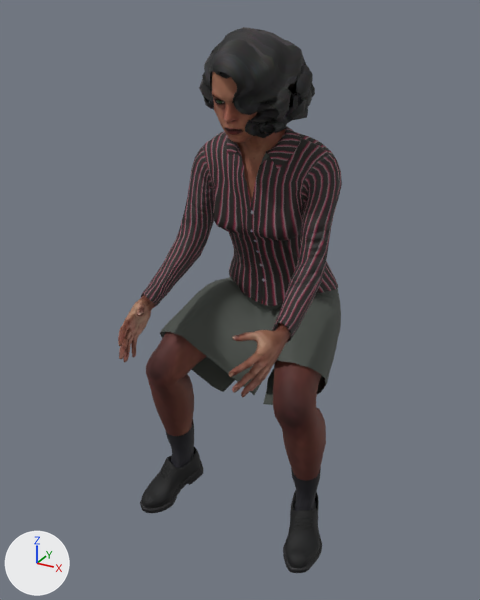
Before and after pictures for a commit that changed the glTF model assets/personaggi/realistici/sella/donna-03.glb.
One viewpoint serves both versions: a 50 mm lens placed at (0.762, -1.661, 1.382), pointed at (-0.011, -0.256, 0.68). Lighting does not change. The marker at lower left points along +X, +Y and +Z. The first picture is the older version. Vertices at exactly the same position are counted once.

The scene before the commit, as lines of its bpy script (objects in view):
```python
me_base_007 = bpy.data.meshes.new('base.007')
me_base_007.from_pydata(...)  # 8705 vertices, 17218 faces; spans x -0.262..0.262, y -0.592..-0.119, z 0.421..1.542
# faces by material slot: [15074, 760, 184, 1200]
me_base_007.materials.append(mat_human_body_007)  # picture img_indian_skin3e
me_base_007.materials.append(mat_human_lips_007)  # picture img_indian_skin3e
me_base_007.materials.append(mat_human_fingernails_007)  # picture img_indian_skin3e
me_base_007.materials.append(mat_human_ears_007)  # picture img_indian_skin3e
me_female_elegantsuit01 = bpy.data.meshes.new('female_elegantsuit01')
me_female_elegantsuit01.from_pydata(...)  # 2205 vertices, 4192 faces; spans x -0.249..0.248, y -0.441..0.085, z 0.576..1.344
me_female_elegantsuit01.materials.append(mat_human_female_elegantsuit01)
me_shoes03_001 = bpy.data.meshes.new('shoes03.001')
me_shoes03_001.from_pydata(...)  # 2222 vertices, 4128 faces; spans x -0.283..0.283, y -0.427..-0.204, z 0.221..0.475
me_shoes03_001.materials.append(mat_human_shoes03_001)  # picture img_shoes03_diffuse
ob_human = bpy.data.objects.new('Human', me_base_007)
ob_human.location = (0.0, 0.0, -0.221)
ob_human_female_elegantsuit01 = bpy.data.objects.new('Human.female_elegantsuit01', me_female_elegantsuit01)
ob_human_female_elegantsuit01.location = (0.0, 0.0, -0.221)
ob_human_shoes03 = bpy.data.objects.new('Human.shoes03', me_shoes03_001)
ob_human_shoes03.location = (0.0, 0.0, -0.221)
# also in view: 'Human.elvs_wavy_bob' at (0.01, -0.248, 1.226)
```
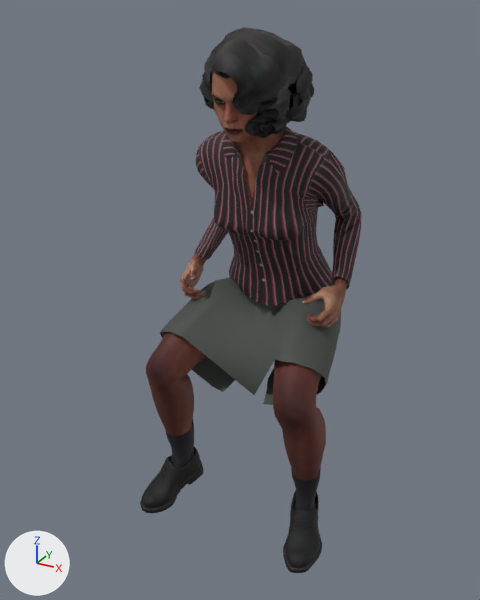
Edits to the bpy script that builds the scene:
```text
Change me_base_007:
    used by ob_human; location = (0.0, 0.0, -0.221)
    remove me_base_007.from_pydata(...)  # 8705 vertices, 17218 faces; spans x -0.262..0.262, y -0.592..-0.119, z 0.421..1.542
    add me_base_007.from_pydata(...)  # 8705 vertices, 17218 faces; spans x -0.262..0.262, y -0.402..-0.065, z 0.421..1.542
    me_base_007 part 1: 1709 of 8705 vertices moved; they spanned x -0.211..-0.12, y -0.592..-0.357, z 0.816..0.968 and now span x -0.236..-0.155, y -0.248..-0.065, z 0.841..1.0; mean shift (-0.028, 0.326, 0.003); largest move (-0.153, -0.586, 0.845) -> (-0.156, -0.197, 0.856)
    me_base_007 part 2: 1709 of 8705 vertices moved; they spanned x 0.12..0.211, y -0.592..-0.357, z 0.816..0.968 and now span x 0.155..0.236, y -0.248..-0.065, z 0.841..1.0; mean shift (0.028, 0.326, 0.003); largest move (0.153, -0.586, 0.845) -> (0.156, -0.197, 0.856)
    other edits to the shape of me_base_007 do not show in these pictures
Change me_female_elegantsuit01:
    used by ob_human_female_elegantsuit01; location = (0.0, 0.0, -0.221)
    remove me_female_elegantsuit01.from_pydata(...)  # 2205 vertices, 4192 faces; spans x -0.249..0.248, y -0.441..0.085, z 0.576..1.344
    add me_female_elegantsuit01.from_pydata(...)  # 2205 vertices, 4192 faces; spans x -0.249..0.248, y -0.347..0.085, z 0.576..1.344
    me_female_elegantsuit01 part 3: 1288 of 2205 vertices moved; they spanned x -0.217..0.215, y -0.441..-0.038, z 0.89..1.344 and now span x -0.238..0.237, y -0.226..0.055, z 0.915..1.344; mean shift (0.0, 0.112, 0.018); largest move (0.189, -0.409, 0.892) -> (0.217, -0.105, 0.918)
```

Boxes [x1, y1, x2, y2] around the edits, measured in the pictures (480 x 600 px; the box of a moved part takes in the faces that stretch with it):
'Human.female_elegantsuit01', reshaped
    before: [141, 126, 342, 405]
    after: [160, 126, 362, 405]
'Human', reshaped
    before: [118, 71, 326, 481]
    after: [146, 71, 348, 481]
part 1 of me_base_007, moved or reshaped
    before: [118, 295, 155, 362]
    after: [180, 253, 206, 299]
part 2 of me_base_007, moved or reshaped
    before: [229, 323, 291, 397]
    after: [302, 277, 348, 328]
part 3 of me_female_elegantsuit01, moved or reshaped
    before: [141, 126, 342, 343]
    after: [194, 126, 362, 290]
